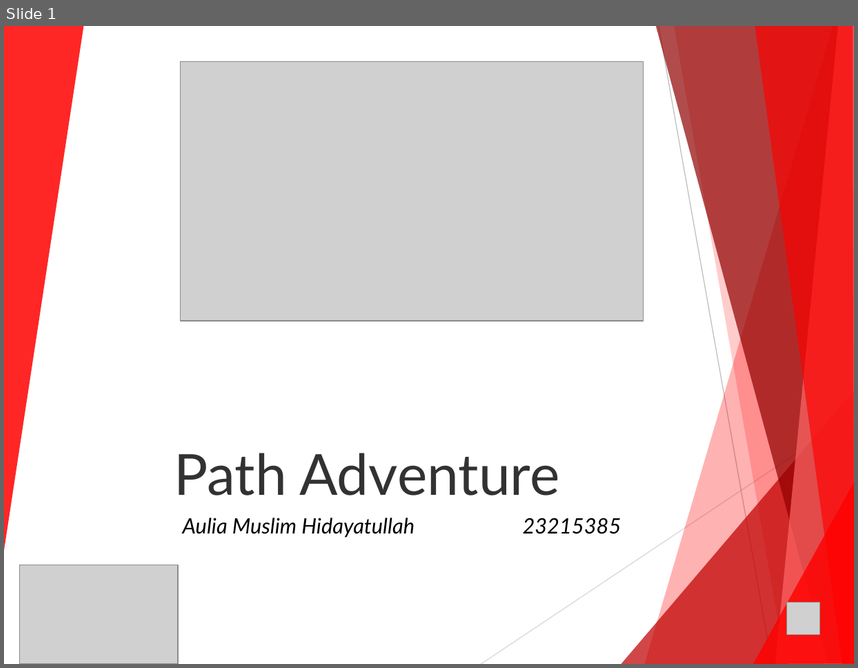
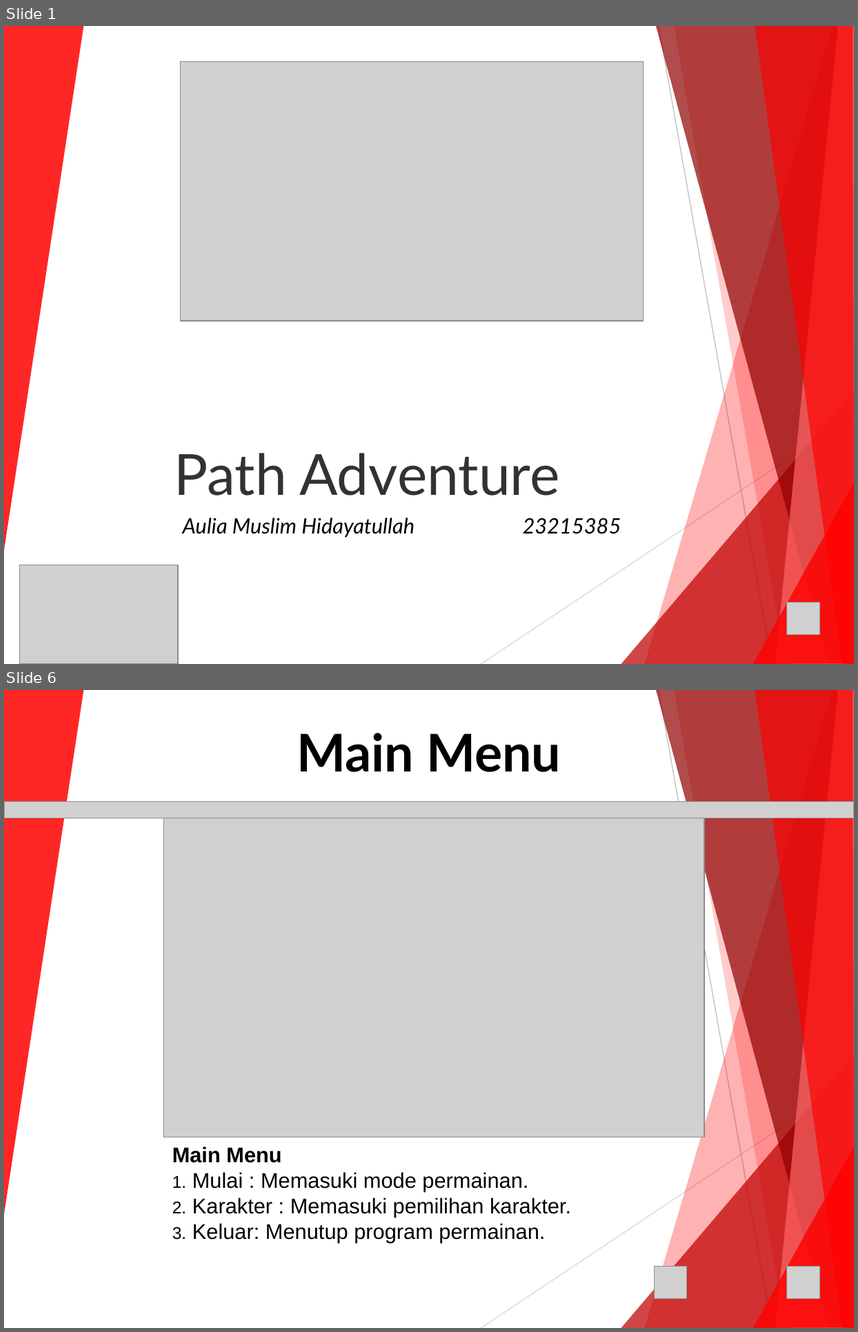
Before and after one commit to lskk/Pathfinding_Adventures, a slide deck: 23215385-PathAdventure-Document/Pathfinding Adventure - 23215385.ppt. Shown one above the other, each under a label of ours: slide 1 before the commit, slides 1 and 6 after it; the slides between them are not shown. The pictures are 858x668 and 858x1332 pixels, drawn with LibreOffice and Linux fonts; fonts in the diff are those of the drawing; grey boxes stand for pictures; background and template pictures are left out. Boxes give left, top, right and bottom in pixels: in the first picture for what was removed or moved away, otherwise in the second. Text is boxed around its words. In the diff, an @@ line names an element or a change of style, - is before the commit and + after.

```diff
--- a/23215385-PathAdventure-Document/Pathfinding Adventure - 23215385.ppt
+++ b/23215385-PathAdventure-Document/Pathfinding Adventure - 23215385.ppt
@@ slide 6 added at [4,690,854,1328], background picture (left out); not listed: 10 template elements that a slide beside it also shows @@
@@ title added at [297,733,561,772], 44 pt, text #000000, bold @@
+Main Menu
@@ picture added at [4,801,854,818] @@
@@ picture added at [164,818,704,1136] @@
@@ text added at [172,1146,571,1242], 18 pt, text #000000 @@
+Main Menu
+1. Mulai : Memasuki mode permainan.
+2. Karakter : Memasuki pemilihan karakter.
+3. Keluar: Menutup program permainan.
@@ picture added at [654,1265,688,1299] @@
@@ picture added at [787,1265,820,1299] @@
```
Also in this commit, not shown: 7 slides changed, 13 other slides added, 7 other files.
